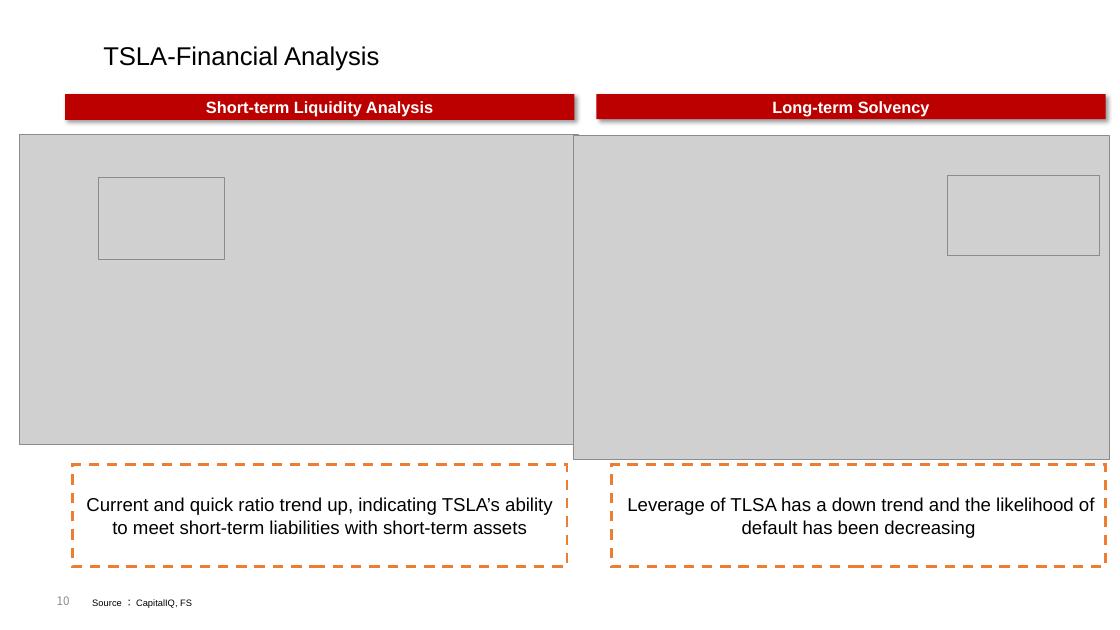
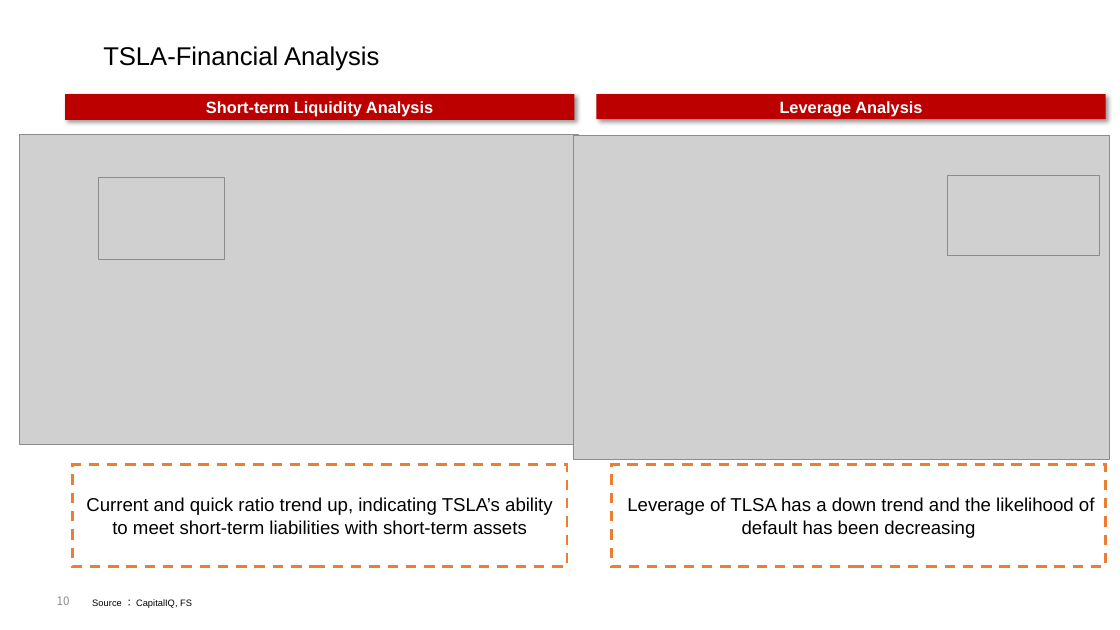
Before and after one commit to shonaqvi/Your-Next-Investment-, a slide deck: slide 10 of Presentation/TSLA deck.pptx. Drawn at 1120x630 pixels with LibreOffice and Linux fonts; fonts in the diff are those of the drawing; grey boxes stand for pictures. Boxes give left, top, right and bottom in pixels: in the first picture for what was removed or moved away, otherwise in the second. Text is boxed around its words. In the diff, an @@ line names an element or a change of style, - is before the commit and + after.

```diff
--- a/Presentation/TSLA deck.pptx
+++ b/Presentation/TSLA deck.pptx
@@ text in rectangle at [780,101,922,116]: text changed @@
-Long-term Solvency
+Leverage Analysis
```
Also in this commit, not shown: 1 other slide changed.
